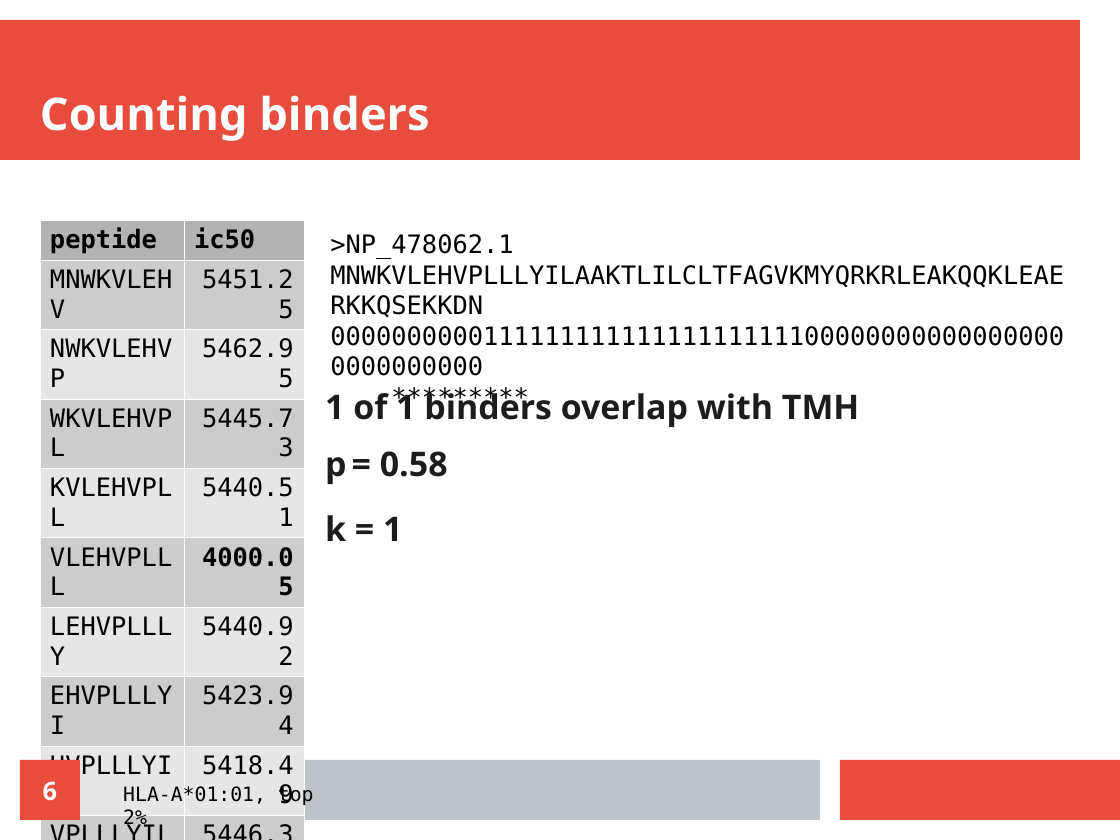
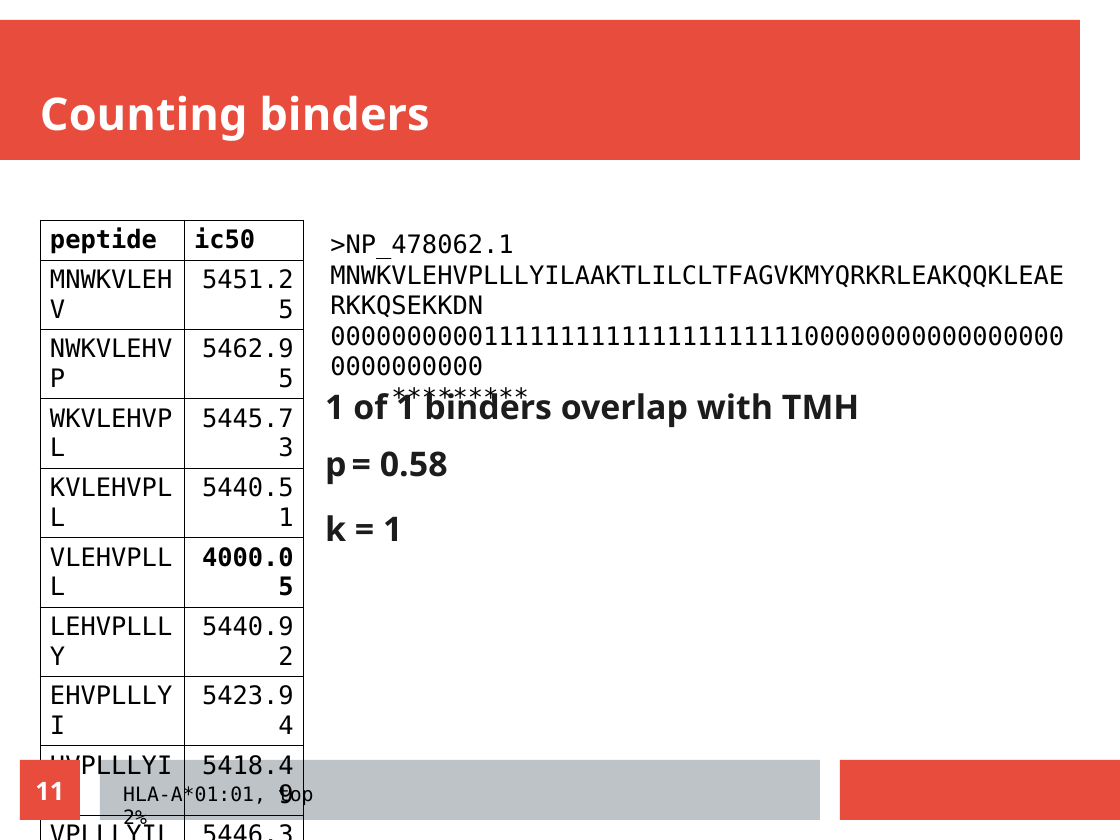
Before and after one commit to richelbilderbeek/cellbio_presentation_20210201, a slide deck: slide 11 of cellbio_presentation_20210201.odp (slide 6 before the commit). Drawn at 1120x840 pixels with LibreOffice and Linux fonts; fonts in the diff are those of the drawing. Boxes give left, top, right and bottom in pixels: in the first picture for what was removed or moved away, otherwise in the second. Text is boxed around its words. In the diff, an @@ line names an element or a change of style, - is before the commit and + after.

```diff
--- a/cellbio_presentation_20210201.odp
+++ b/cellbio_presentation_20210201.odp
@@ table at box(40, 221, 304, 779) @@
@@ fill #B3B3B3 to none in row 1 @@
@@ fill #CCCCCC to none in 14 cells @@
@@ fill #E6E6E6 to none in 12 cells @@
@@ borders changed @@
@@ page number at box(35, 782, 64, 800): text changed @@
-6
+11
```
Also in this commit, not shown: 2 other slides changed, 5 slides added, 1 slide removed, 10 other files.
